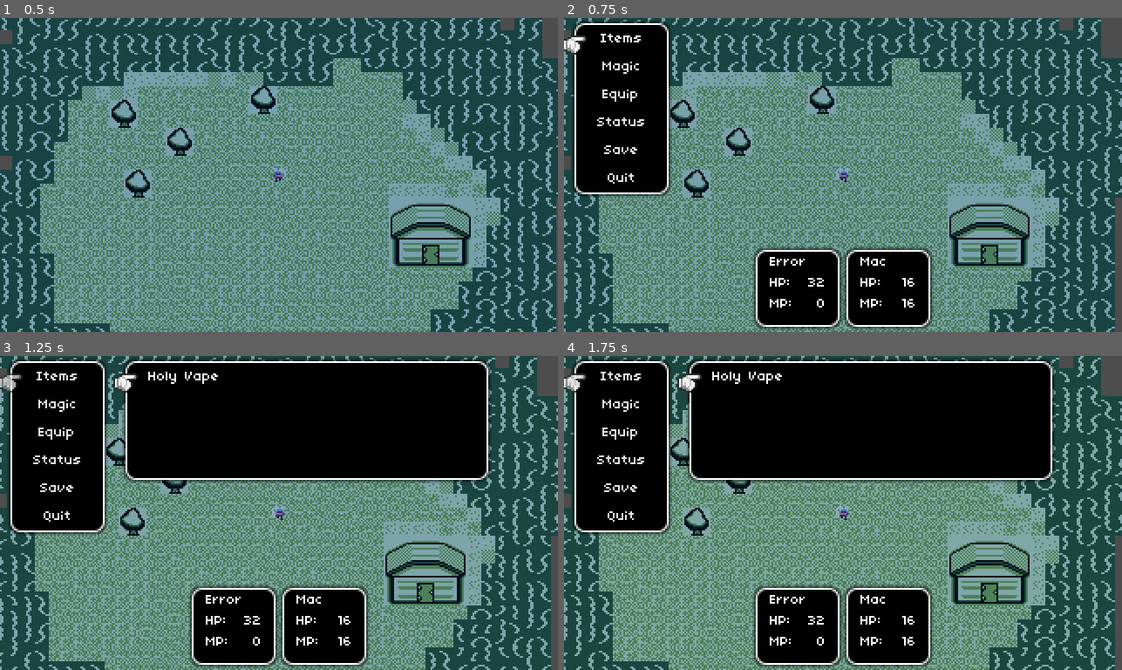
Above: before the commit, frames 1-4 (two rows, left to right).
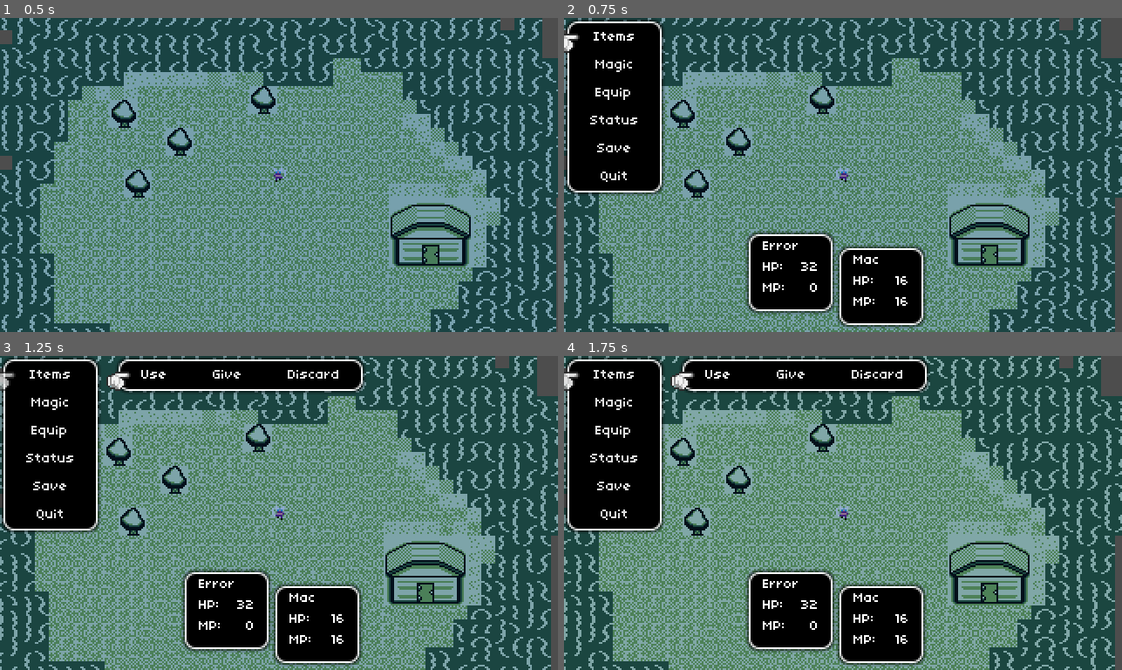
Above: after the commit, the same moments.

Repository: ThyError1282/Eldritch-RPG
Game: Godot game, scene res://Scenes/game.tscn
Same seed, same stepped clock (60 frames per second), same inputs: the game is played once before the commit and once after it.
Inputs (mouse positions are in pixels of both pictures, inside the frame that each line leads up to):
- Up to frame 1 (0.5 s): no input
- Up to frame 2 (0.75 s): tap Enter (ui_accept) at 0.5 s; move the mouse to (965, 159) at 0.52 s; hold Right (ui_right) from 0.53 s (still down); tap M at 0.6 s; click (965, 159) at 0.67 s
- Up to frame 3 (1.25 s): keep holding Right (ui_right); tap Enter (ui_accept) at 0.77 s; tap B at 0.8 s
- Up to frame 4 (1.75 s): release Right (ui_right) at 1.25 s; click "Items" at 1.25 s

Frame 1 is identical in both runs. In frame 2, 8.0% of the frame differs, in the area x 0-67%, y 0-100%; in frame 3, 31%, in the area x 0-89%, y 0-100%; in frame 4, 31%.

Commit message:
added item capabilities in the menu

Diff:
--- a/Players/error.tres
+++ b/Players/error.tres
@@ -10,5 +10,5 @@
 hp_max = 32
 attack = 7
 defense = 3
-items = Array[ExtResource("1_omll2")]([ExtResource("2_bpk0l")])
+items = Array[ExtResource("1_omll2")]([ExtResource("2_bpk0l"), ExtResource("2_bpk0l")])
 metadata/_custom_type_script = "uid://dlsnpdk46lub4"
--- a/Players/mac.tres
+++ b/Players/mac.tres
@@ -2,10 +2,12 @@
 
 [ext_resource type="Script" uid="uid://b1t438dyijlj7" path="res://Globals/item.gd" id="1_elflg"]
 [ext_resource type="Script" uid="uid://dlsnpdk46lub4" path="res://Scripts/battle_actor.gd" id="1_tu2p3"]
+[ext_resource type="Resource" uid="uid://d1kf7u5gud3wk" path="res://Items/hellish_sword.tres" id="2_elflg"]
 
 [resource]
 script = ExtResource("1_tu2p3")
 name = "Mac"
 hp_max = 16
 mp_max = 16
+items = Array[ExtResource("1_elflg")]([ExtResource("2_elflg")])
 metadata/_custom_type_script = "uid://dlsnpdk46lub4"
--- a/Scenes/gui.tscn
+++ b/Scenes/gui.tscn
@@ -9,6 +9,7 @@
 
 [node name="GUI" type="CanvasLayer" unique_id=313838931]
 process_mode = 3
+follow_viewport_enabled = true
 script = ExtResource("1_gic31")
 
 [node name="Control" type="Control" parent="." unique_id=81465366]
@@ -35,6 +36,9 @@
 
 [node name="PlayerWindows" parent="Control/MarginContainer" unique_id=2079563648 instance=ExtResource("4_8kag3")]
 layout_mode = 2
+handle_input = true
+activate_on_start = true
+hide_on_start = true
 
 [node name="HBoxContainer" type="HBoxContainer" parent="Control/MarginContainer" unique_id=1804189038]
 layout_mode = 2
@@ -46,6 +50,7 @@
 size_flags_vertical = 0
 script = ExtResource("2_tbye2")
 buttons_container = NodePath("VBoxContainer")
+hide_on_start = true
 hide_on_close = true
 
 [node name="VBoxContainer" type="VBoxContainer" parent="Control/MarginContainer/HBoxContainer/TopMenu" unique_id=968195619]
@@ -76,14 +81,46 @@
 layout_mode = 2
 text = "Quit"
 
-[node name="InventoryMenu" parent="Control/MarginContainer/HBoxContainer" unique_id=2062174293 instance=ExtResource("5_3w84o")]
-custom_minimum_size = Vector2(200, 64)
+[node name="ItemsModal" type="VBoxContainer" parent="Control/MarginContainer/HBoxContainer" unique_id=1743360135 node_paths=PackedStringArray("buttons_container")]
 layout_mode = 2
+size_flags_vertical = 0
+theme_override_constants/separation = 9
+script = ExtResource("2_tbye2")
+buttons_container = NodePath("ItemActionsMenu/HBoxContainer")
+hide_on_start = true
+hide_on_close = true
+
+[node name="ItemActionsMenu" type="PanelContainer" parent="Control/MarginContainer/HBoxContainer/ItemsModal" unique_id=1336194877]
+layout_mode = 2
+
+[node name="HBoxContainer" type="HBoxContainer" parent="Control/MarginContainer/HBoxContainer/ItemsModal/ItemActionsMenu" unique_id=406869187]
+layout_mode = 2
+theme_override_constants/separation = 16
+
+[node name="Button" type="Button" parent="Control/MarginContainer/HBoxContainer/ItemsModal/ItemActionsMenu/HBoxContainer" unique_id=830622361]
+layout_mode = 2
+text = "Use"
+
+[node name="Button2" type="Button" parent="Control/MarginContainer/HBoxContainer/ItemsModal/ItemActionsMenu/HBoxContainer" unique_id=1438431136]
+layout_mode = 2
+text = "Give"
+
+[node name="Button3" type="Button" parent="Control/MarginContainer/HBoxContainer/ItemsModal/ItemActionsMenu/HBoxContainer" unique_id=1876227774]
+layout_mode = 2
+text = "Discard"
+
+[node name="InventoryMenu" parent="Control/MarginContainer/HBoxContainer/ItemsModal" unique_id=2062174293 instance=ExtResource("5_3w84o")]
+custom_minimum_size = Vector2(225, 64)
+layout_mode = 2
+size_flags_horizontal = 1
 hide_on_focus_exit = true
 
 [node name="MenuCursor" parent="." unique_id=624995246 instance=ExtResource("3_rpies")]
 visible = false
 
+[connection signal="button_pressed" from="Control/MarginContainer/PlayerWindows" to="." method="_on_player_windows_button_pressed"]
+[connection signal="player_index_changed" from="Control/MarginContainer/PlayerWindows" to="." method="_on_player_windows_player_index_changed"]
 [connection signal="button_pressed" from="Control/MarginContainer/HBoxContainer/TopMenu" to="." method="_on_top_menu_button_pressed"]
 [connection signal="closed" from="Control/MarginContainer/HBoxContainer/TopMenu" to="." method="_on_top_menu_closed"]
-[connection signal="button_pressed" from="Control/MarginContainer/HBoxContainer/InventoryMenu" to="." method="_on_inventory_menu_button_pressed"]
+[connection signal="button_pressed" from="Control/MarginContainer/HBoxContainer/ItemsModal" to="." method="_on_items_modal_button_pressed"]
+[connection signal="button_pressed" from="Control/MarginContainer/HBoxContainer/ItemsModal/InventoryMenu" to="." method="_on_inventory_menu_button_pressed"]
--- a/Scenes/item_button.tscn
+++ b/Scenes/item_button.tscn
@@ -3,9 +3,23 @@
 [ext_resource type="Script" uid="uid://c4wwkneosvvfh" path="res://Scripts/item_button.gd" id="1_t3hyk"]
 
 [node name="ItemButton" type="Button" unique_id=1727015153]
-offset_right = 50.0
+offset_right = 100.0
 offset_bottom = 12.0
 size_flags_horizontal = 3
 text = "ItemName"
 alignment = 0
 script = ExtResource("1_t3hyk")
+
+[node name="Quantity" type="Label" parent="." unique_id=1038059634]
+layout_mode = 1
+anchors_preset = 6
+anchor_left = 1.0
+anchor_top = 0.5
+anchor_right = 1.0
+anchor_bottom = 0.5
+offset_left = -1.0
+offset_top = -4.0
+offset_bottom = 4.0
+grow_horizontal = 0
+grow_vertical = 2
+text = "0"
--- a/Scripts/gui.gd
+++ b/Scripts/gui.gd
@@ -1,36 +1,72 @@
 class_name GUI extends CanvasLayer
 
+var current_item: Item = null
+var current_item_action: String = ""
+
+@onready var party: Array = Data.party
 @onready var top_menu: Menu = $Control/MarginContainer/HBoxContainer/TopMenu
+@onready var items_modal: Menu = $Control/MarginContainer/HBoxContainer/ItemsModal
 @onready var player_windows: PlayerWindows = $Control/MarginContainer/PlayerWindows
-@onready var inventory_menu: InventoryMenu = $Control/MarginContainer/HBoxContainer/InventoryMenu
-
-func _ready() -> void:
-	top_menu.hide()
-	player_windows.hide()
-	inventory_menu.hide()
+@onready var inventory_menu: InventoryMenu = $Control/MarginContainer/HBoxContainer/ItemsModal/InventoryMenu
 
 func _unhandled_key_input(event: InputEvent) -> void:
-	if event.pressed and event.keycode == KEY_M:
+	if not event.pressed:
+		return
+
+	if event.keycode == KEY_M:
 		top_menu.visible = !top_menu.visible
 		player_windows.visible = top_menu.visible
 		get_tree().paused = top_menu.visible
 		if top_menu.visible:
 			top_menu.button_focus(0)
+	else:
+		return
+
+	get_viewport().set_input_as_handled()
 
 func _on_top_menu_button_pressed(button: BaseButton, _index: int) -> void:
 	match button.text:
 		"Items":
 			inventory_menu.inventory = Data.party[player_windows.active_index].inventory
-			inventory_menu.button_focus(0)
+			items_modal.button_focus(0)
 		"Quit":
 			get_tree().quit()
 		_:
 			pass
+
+func _on_items_modal_button_pressed(button: BaseButton, _index: int) -> void:
+	current_item_action = button.text
+	inventory_menu.button_focus(0)
+
+func _on_inventory_menu_button_pressed(button: BaseButton, _index: int) -> void:
+	current_item = button.item
+
+	if current_item_action == "Discard":
+		inventory_menu.inventory.remove_item(current_item)
+		current_item = null
+		items_modal.close()
+	else:
+		player_windows.button_focus()
+
+func _on_player_windows_button_pressed(button: BaseButton, index: int) -> void:
+	if current_item:
+		var inventory: Inventory = party[player_windows.active_index]
+		var player: BattleActor = button.data
+
+		match current_item_action:
+			"Use":
+				pass
+			"Give":
+				pass
+			_:
+				return
+
 
 func _on_top_menu_closed() -> void:
 	player_windows.visible = false
 	inventory_menu.visible = false
 	get_tree().paused = false
 
-func _on_inventory_menu_button_pressed(button: BaseButton, index: int) -> void:
-	pass # Replace with function body.
+func _on_player_windows_player_index_changed(index: int) -> void:
+	await(get_tree().process_frame)
+	inventory_menu.inventory = party[index].inventory
--- a/Scripts/item_button.gd
+++ b/Scripts/item_button.gd
@@ -1,4 +1,6 @@
 class_name ItemButton extends Button
+
+@onready var quantity: Label = $Quantity
 
 var item: Item = null:
 	set(value):
@@ -6,6 +8,9 @@
 
 		if item:
 			text = item.name
+			quantity.text = str(item.quantity)
 			show()
 		else:
 			hide()
+			text = " "
+			quantity.text = " "
--- a/Scripts/player_window.gd
+++ b/Scripts/player_window.gd
@@ -3,6 +3,7 @@
 var tween: Tween = null
 
 @onready var start_y: float = position.y
+@onready var panel_container: PanelContainer = $PanelContainer
 @onready var p_name: Label = $PanelContainer/VBoxContainer/PName
 @onready var hp: Label = $PanelContainer/VBoxContainer/HP/HP
 @onready var mp: Label = $PanelContainer/VBoxContainer/MP/MP
@@ -34,7 +35,7 @@
 		tween.kill()
 
 	tween = create_tween()
-	tween.tween_property(self, "position:y", target_y, duration).set_trans(Tween.TRANS_CIRC)
+	tween.tween_property(panel_container, "position:y", target_y, duration).set_trans(Tween.TRANS_CIRC)
 
 func _on_data_hp_changed(hp: int, _hp_max: int, _value_change: int) -> void:
 	self.hp.text = str(hp)
--- a/Scripts/player_windows.gd
+++ b/Scripts/player_windows.gd
@@ -1,6 +1,11 @@
 class_name PlayerWindows extends Menu
 
-var active_index: int = 0
+signal player_index_changed(index: int)
+
+@export var handle_input: bool = false
+@export var activate_on_start: bool = false
+
+var active_index: int = -1
 
 @onready var party: Array = Data.party
 
@@ -12,14 +17,36 @@
 			get_child(i).data = null
 	super()
 
+	set_process_unhandled_key_input(handle_input)
+	if activate_on_start:
+		activate(0)
+
+func _unhandled_key_input(event: InputEvent) -> void:
+	if not event.pressed:
+		return
+
+	match event.keycode:
+		KEY_BRACKETLEFT:
+			activate(active_index - 1)
+		KEY_BRACKETRIGHT:
+			activate(active_index + 1)
+		_:
+			return
+
+	get_viewport().set_input_as_handled()
+
 func activate(player_index: int) -> void:
+	player_index = wrapi(player_index, 0, party.size())
+
 	if active_index == player_index:
 		return
 
-	if active_index != 0:
+	deactivate()
+	active_index = player_index
+	get_child(active_index).activate(true)
+	player_index_changed.emit(active_index)
+
+func deactivate() -> void:
+	if active_index != -1:
 		get_child(active_index).activate(false)
-
-	active_index = player_index
-
-	if active_index != 0:
-		get_child(active_index).activate(true)
+		active_index = -1
